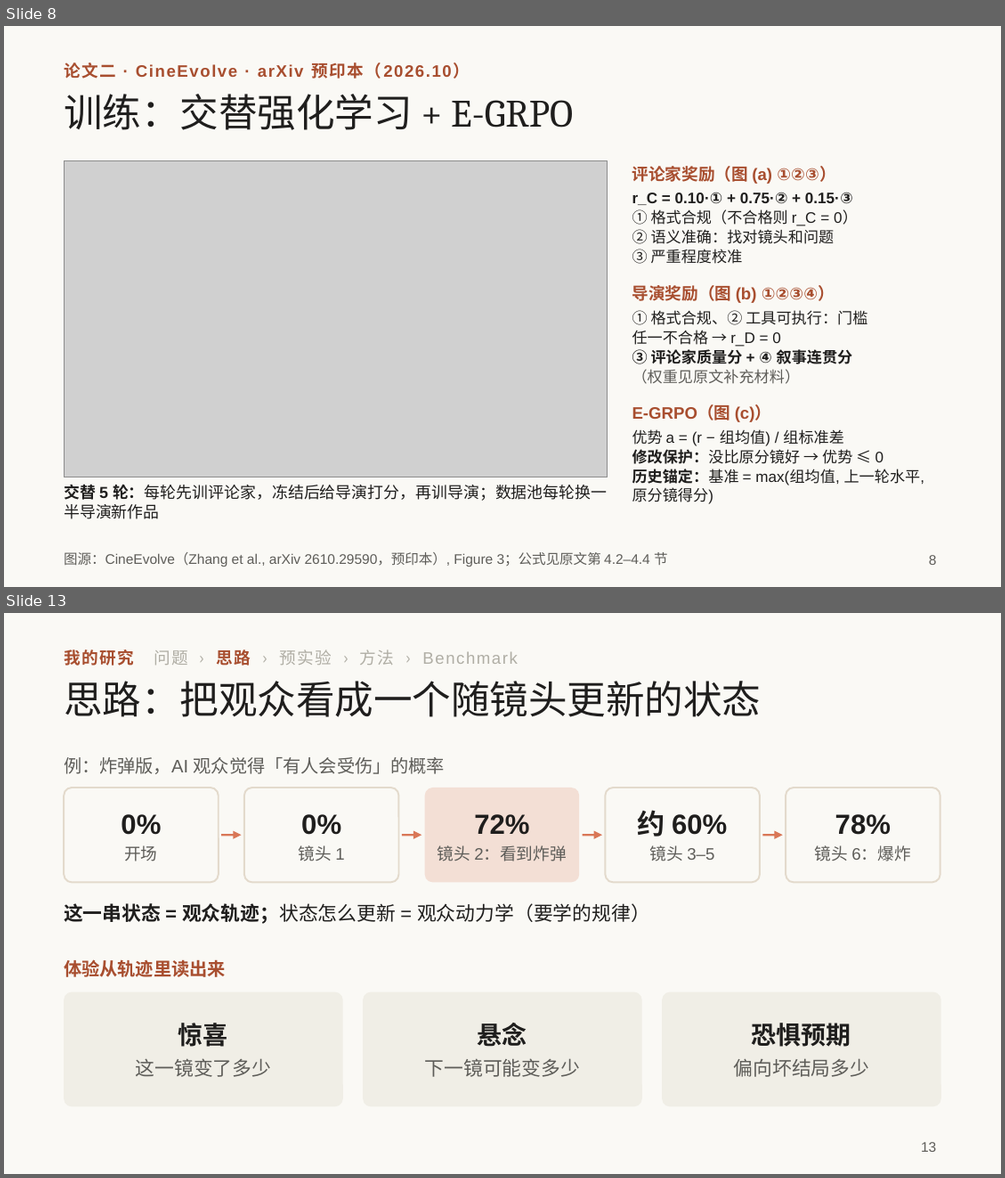
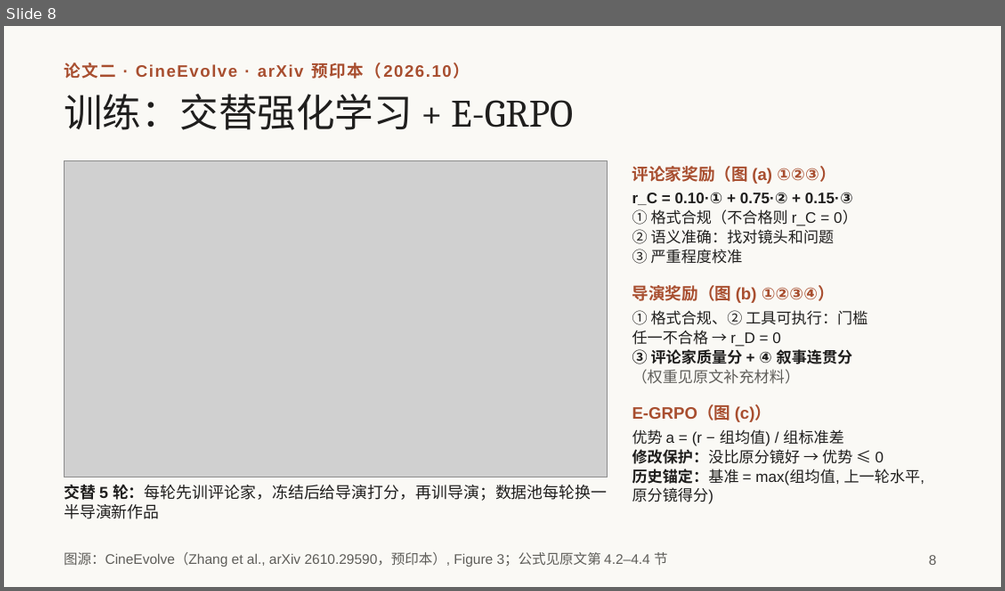
Before and after one commit to irving-2222/ICML, a slide deck: talk/研究分享_从多智能体协作到自进化.pptx. Shown one above the other, each under a label of ours: slides 8 and 13 before the commit, slide 8 after it; the slides between them are not shown. The pictures are 1005x1178 and 1005x591 pixels, drawn with LibreOffice and Linux fonts; fonts in the diff are those of the drawing; grey boxes stand for pictures. Boxes give left, top, right and bottom in pixels: in the first picture for what was removed or moved away, otherwise in the second. Text is boxed around its words. In the diff, an @@ line names an element or a change of style, - is before the commit and + after.

```diff
--- a/talk/研究分享_从多智能体协作到自进化.pptx
+++ b/talk/研究分享_从多智能体协作到自进化.pptx
@@ slide 13 removed at (x1=4, y1=613, x2=1001, y2=1174), background #FAF9F5 @@
@@ text removed at (x1=64, y1=649, x2=518, y2=666) @@
-我的研究 问题 › 思路 › 预实验 › 方法 › Benchmark
@@ title removed at (x1=64, y1=681, x2=760, y2=717) @@
-思路：把观众看成一个随镜头更新的状态
@@ text removed at (x1=64, y1=757, x2=445, y2=774) @@
-例：炸弹版，AI 观众觉得「有人会受伤」的概率
@@ rounded rectangle removed at (x1=64, y1=787, x2=218, y2=882) @@
@@ rounded rectangle removed at (x1=244, y1=787, x2=399, y2=882) @@
@@ rounded rectangle removed at (x1=425, y1=787, x2=579, y2=882) @@
@@ rounded rectangle removed at (x1=605, y1=787, x2=760, y2=882) @@
@@ rounded rectangle removed at (x1=785, y1=787, x2=940, y2=882) @@
@@ text removed at (x1=121, y1=814, x2=161, y2=861) @@
-0%
-开场
@@ text removed at (x1=299, y1=814, x2=344, y2=861) @@
-0%
-镜头 1
@@ text removed at (x1=437, y1=814, x2=566, y2=861) @@
-72%
-镜头 2：看到炸弹
@@ text removed at (x1=638, y1=810, x2=727, y2=861) @@
-约 60%
-镜头 3–5
@@ text removed at (x1=815, y1=814, x2=910, y2=861) @@
-78%
-镜头 6：爆炸
@@ arrow removed from (221, 835) to (242, 835) @@
@@ arrow removed from (402, 835) to (421, 835) @@
@@ arrow removed from (582, 835) to (602, 835) @@
@@ arrow removed from (762, 835) to (783, 835) @@
@@ text removed at (x1=64, y1=903, x2=650, y2=924) @@
-这一串状态 = 观众轨迹；状态怎么更新 = 观众动力学（要学的规律）
@@ text removed at (x1=64, y1=959, x2=226, y2=977) @@
-体验从轨迹里读出来
@@ rounded rectangle removed at (x1=64, y1=992, x2=343, y2=1106) @@
@@ rounded rectangle removed at (x1=363, y1=992, x2=642, y2=1106) @@
@@ rounded rectangle removed at (x1=662, y1=992, x2=941, y2=1106) @@
@@ text removed at (x1=136, y1=1022, x2=272, y2=1077) @@
-惊喜
-这一镜变了多少
@@ text removed at (x1=425, y1=1022, x2=581, y2=1077) @@
-悬念
-下一镜可能变多少
@@ text removed at (x1=734, y1=1022, x2=870, y2=1077) @@
-恐惧预期
-偏向坏结局多少
@@ page number removed at (x1=921, y1=1142, x2=936, y2=1151) @@
-13
```
Also in this commit, not shown: 6 slides changed, 3 slides added, 3 other slides removed, 1 other file.
